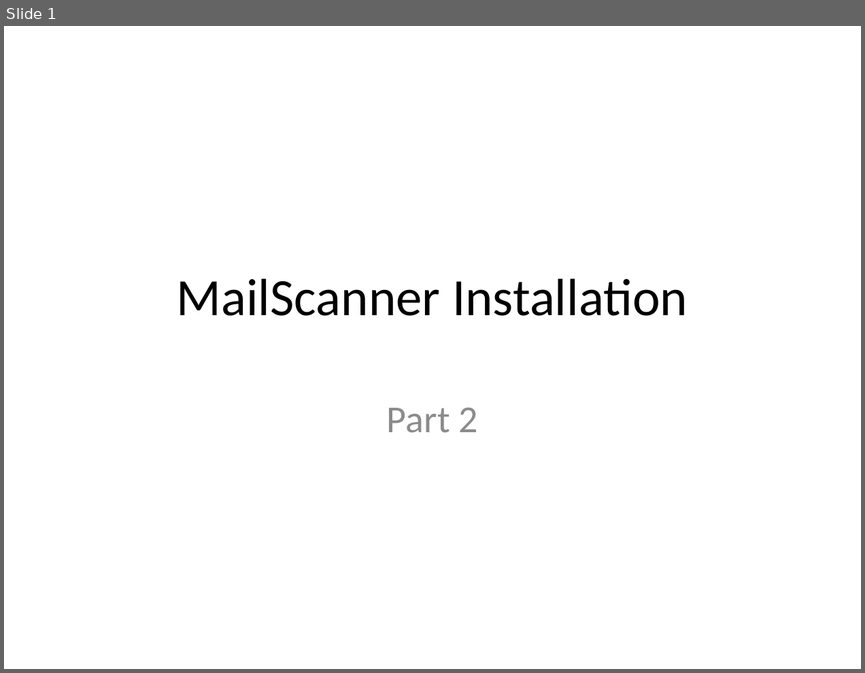
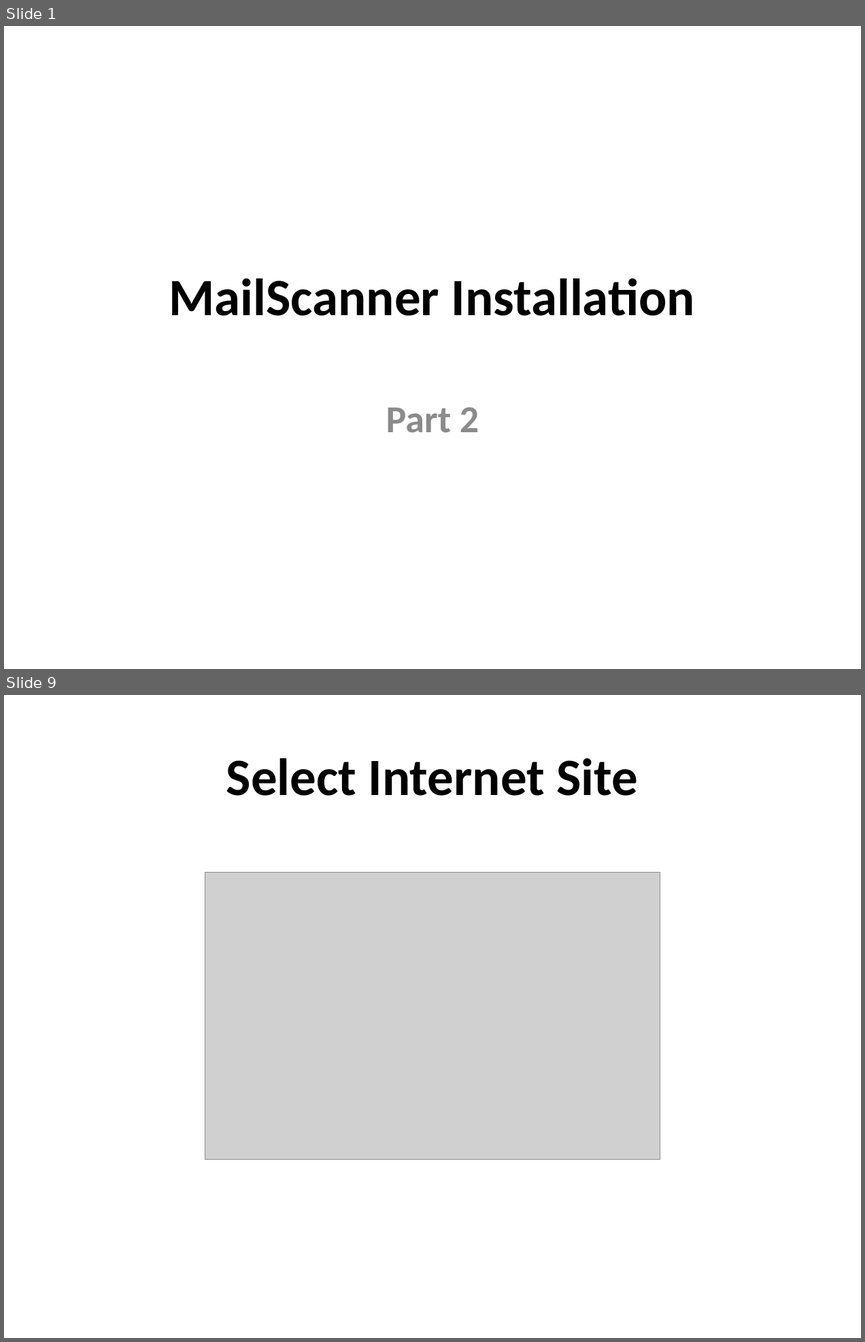
Before and after one commit to afnog/sse, a slide deck: postfix/mailfilter-pt2.pptx. Shown one above the other, each under a label of ours: slide 1 before the commit, slides 1 and 9 after it; the slides between them are not shown. The pictures are 865x673 and 865x1342 pixels, drawn with LibreOffice and Linux fonts; fonts in the diff are those of the drawing; grey boxes stand for pictures. Boxes give left, top, right and bottom in pixels: in the first picture for what was removed or moved away, otherwise in the second. Text is boxed around its words. In the diff, an @@ line names an element or a change of style, - is before the commit and + after.

```diff
--- a/postfix/mailfilter-pt2.pptx
+++ b/postfix/mailfilter-pt2.pptx
@@ slide 9 added at <box>4,695,861,1338</box>, background #FFFFFF @@
@@ title added at <box>226,758,638,796</box>, 44 pt, text #000000, bold @@
+Select Internet Site
@@ picture added at <box>205,872,660,1159</box> @@
@@ slide 1 changed as well @@
@@ title "MailScanner Installation" at <box>169,278,695,316</box>: bold on @@
@@ subtitle "Part 2" at <box>386,407,479,433</box>: bold on @@
```
Also in this commit, not shown: 2 other slides changed, 8 other slides added, 12 slides removed.
